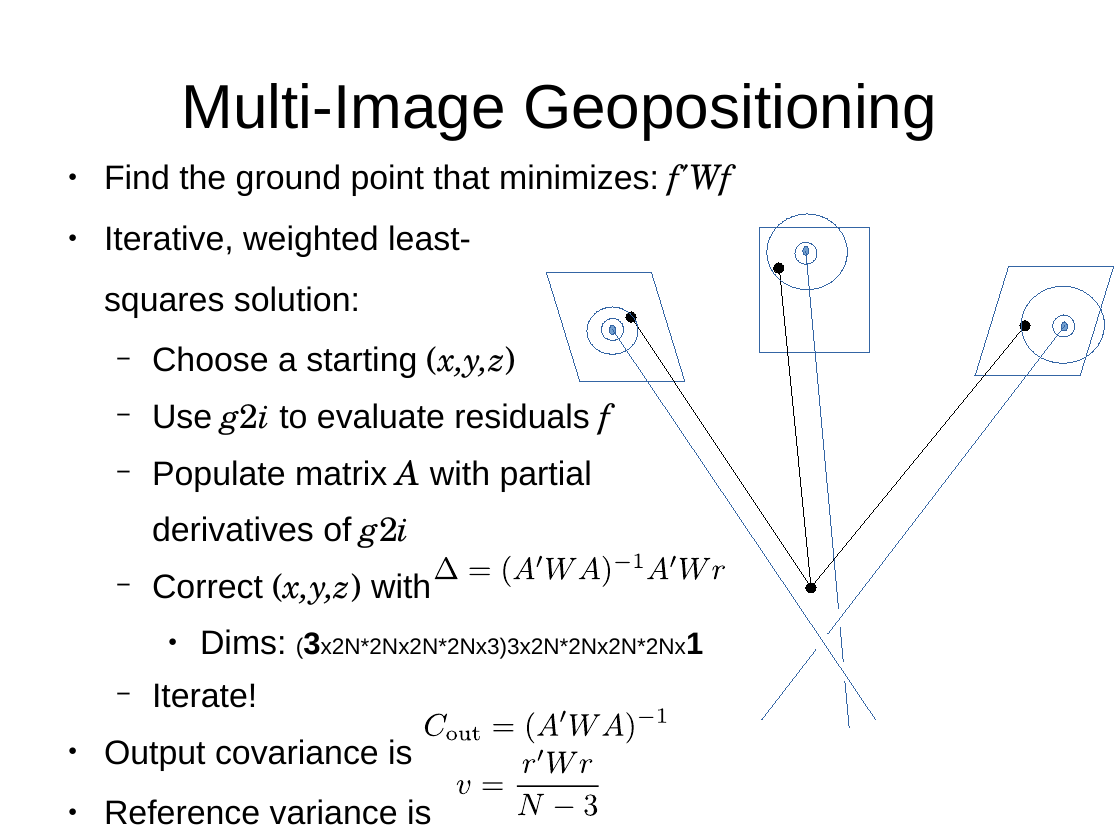
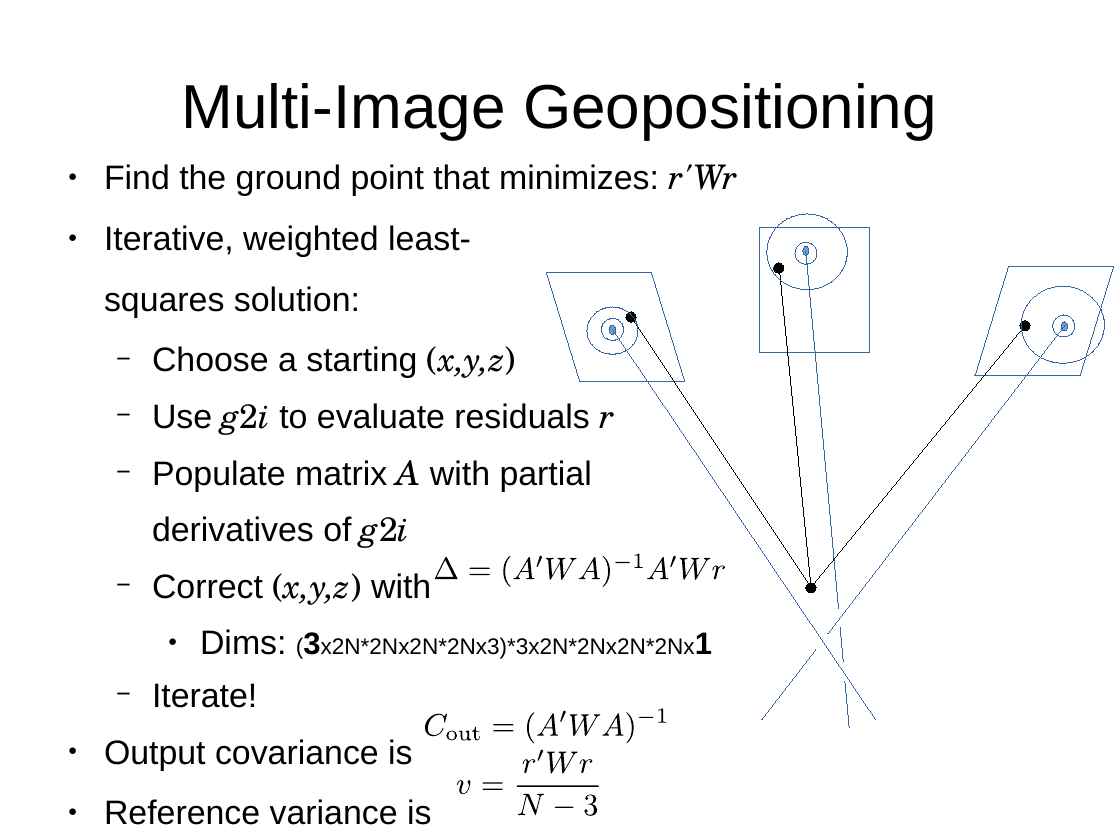
Before and after one commit to sethmerickel/Multi-Image-Geopositioning, a slide deck: slide 31 of papers/fresno2017.odp. Drawn at 1120x840 pixels with LibreOffice and Linux fonts; fonts in the diff are those of the drawing. Boxes give left, top, right and bottom in pixels: in the first picture for what was removed or moved away, otherwise in the second. Text is boxed around its words. In the diff, an @@ line names an element or a change of style, - is before the commit and + after.

```diff
--- a/papers/fresno2017.odp
+++ b/papers/fresno2017.odp
@@ text at [104,164,738,196]: text changed @@
-● Find the ground point that minimizes: f'Wf
+● Find the ground point that minimizes: r'Wr
@@ text at [152,403,614,435]: text changed @@
-  − Use g2i to evaluate residuals f
+  − Use g2i to evaluate residuals r
@@ text at [200,629,695,659]: text changed @@
-    ● Dims: (3x2N*2Nx2N*2Nx3)3x2N*2Nx2N*2Nx1
+    ● Dims: (3x2N*2Nx2N*2Nx3)*3x2N*2Nx2N*2Nx1
```
Also in this commit, not shown: 15 other slides changed, 1 slide added, 1 slide removed, 1 other file.
